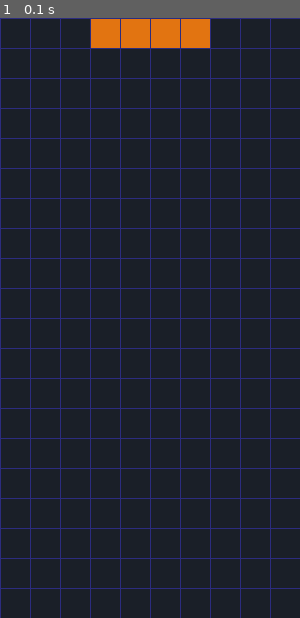
Above: before the commit, frame 1.
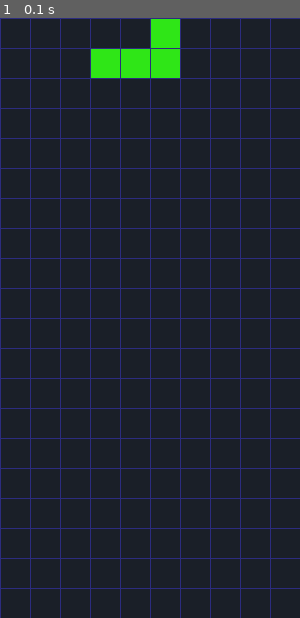
Above: after the commit, the same moment.

Repository: ChechiDev/Pygame-Tetris
Game: pygame game, started from main.py
Two runs of this game, one before a commit and one after it. Both use one fixed random seed, a clock stepped at 60 frames per second and the inputs below.
Inputs:
- Up to frame 1 (0.1 s): no input

The runs differ from the first frame. In frame 1, 3.3% of the frame differs, in the area x 30-70%, y 0-10%.

Commit message:
UPDT: game.py => draw method to manage the screen drawing from game manager. UPDT: main while restructured

Diff:
--- a/game.py
+++ b/game.py
@@ -36,3 +36,9 @@
         self._blocks.remove(block) # Lo eliminamos de la lista para que no se repita o no esté disponible
 
         return block
+
+
+    def draw(self, screen):
+
+        self._grid.draw(screen)
+        self._current_block.draw(screen)
--- a/main.py
+++ b/main.py
@@ -4,8 +4,7 @@
 # pygame: para crear el juego y manejar gráficos, eventos, etc.
 # sys: para poder cerrar el programa completamente
 import pygame, sys
-from grid import Grid
-from blocks import *
+from game import Game
 
 # Inicializamos todos los módulos de Pygame
 pygame.init()
@@ -21,17 +20,7 @@
 
 # Creamos un reloj para controlar la velocidad del juego (FPS)
 clock = pygame.time.Clock()
-
-# Testing:
-# Creamos instancia a Grid:
-gg = Grid()
-gg.print_grid()
-
-# Creamos el obj Blocks, para probar si se dibujan:
-block = IBlock()
-# block.move(4,3) # Movemos el block a otra posicion
-# block = ZBlock()
-
+game = Game()
 
 # Loop principal del juego:
 # Se ejecuta constantemente hasta que el usuario cierre la ventana
@@ -47,8 +36,8 @@
 
     # Drawing screen fill
     screen.fill(screen_color)
-    gg.draw(screen) # cambia el color del background/screen
-    block.draw(screen)
+    game.draw(screen)
+
 
     # Actualizamos la pantalla para mostrar cualquier cambio realizado en la ventana
     pygame.display.update()
